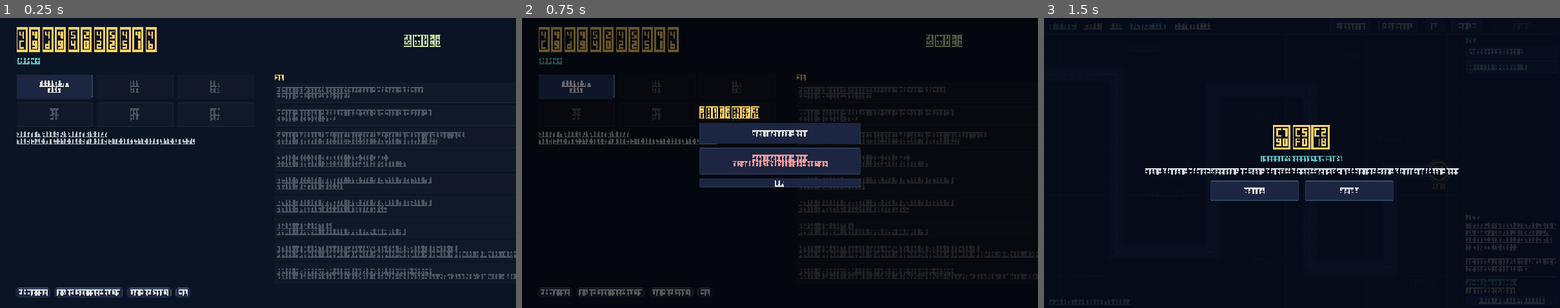
Above: before the commit, frames 1-3 (left to right).
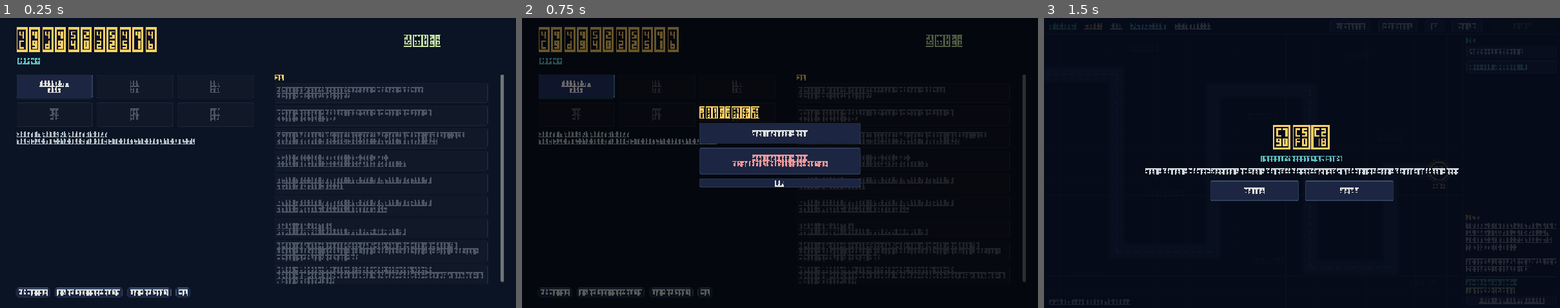
Above: after the commit, the same moments.

Repository: dkssud9999/math-TD
Game: Godot game, scene res://scenes/menu.tscn
The game is run twice, just before and just after one commit, with the same random seed, the same clock (stepped at 60 frames per second) and the same inputs.
Inputs:
- Up to frame 1 (0.25 s): no input
- Up to frame 2 (0.75 s): click "1-1 자연수 ☆☆☆" at 0.5 s
- Up to frame 3 (1.5 s): click "일반 — 통찰 +17" at 1.25 s

The runs differ from the first frame. In frame 1, 2.0% of the frame differs, in the area x 53-100%, y 19-92%; in frame 2, 1.9%; in frame 3, nothing differs.

Commit message:
Fix #1-#7, #9; 복원력 tower; research text wraps; icon v2
- #1 old chapter 8 stays closed after the chapter-6 counterexample.
- #2 result screen offers 「다음 · 일반」 and 「다음 · 하드」.
- #3 leak damage (incl. boss +8/+12) computed in one place; prediction and labels use it.
- #4 example scripts are only created when missing; a player's file is never overwritten.
- #5 export_presets.cfg is tracked.
- #6 trees and simulated shots are shared per frame across towers (cost charged as before);
  a waiting algorithm retries after 0.25 s.
- #7 installer stops early if the game is running.
- #9 sweeps tag every process they start and kill them all on exit.
- 복원력 (F = −kx): pushes enemies back by k × distance travelled (capped); each push in the
  last 10 s adds 25% resistance, from the 4th on the enemy walks straight; bosses half.
- Research descriptions wrap instead of running off-screen; bigger, clearer icon.
- Bot buys support towers at sane ratios.

Co-Authored-By: Claude Opus 5.5 <noreply@anthropic.com>
Claude-Session: https://claude.ai/code/session_01Kx8GmJXLMdXoBrxzsHq1Cr

Diff:
--- a/autoload/data.gd
+++ b/autoload/data.gd
@@ -26,25 +26,25 @@
 # ---------------- chapters & stages ----------------
 var CHAPTERS: Dictionary = {
 	1: {"name": "1장 · 산술", "sub": "수 방어전", "rho": 150, "integrity": 100,
-		"towers": ["zeno", "accel", "sub", "div", "sqrt", "log2"]},
+		"towers": ["zeno", "accel", "spring", "sub", "div", "sqrt", "log2"]},
 	2: {"name": "2장 · 변화율", "sub": "f(x) = x", "rho": 200, "integrity": 40,
-		"towers": ["zeno", "accel", "sub", "div", "divx", "sqrt", "log2", "diff", "int"]},
+		"towers": ["zeno", "accel", "spring", "sub", "div", "divx", "sqrt", "log2", "diff", "int"]},
 	3: {"name": "3장 · 로그", "sub": "log eˣ = x", "rho": 320, "integrity": 90,
-		"towers": ["zeno", "accel", "sub", "div", "divx", "sqrt", "log2", "diff", "int", "merge"]},
+		"towers": ["zeno", "accel", "spring", "sub", "div", "divx", "sqrt", "log2", "diff", "int", "merge"]},
 	4: {"name": "4장 · 프로그래밍", "sub": "attack(enemies[0])", "rho": 400, "integrity": 120,
-		"towers": ["zeno", "accel", "sub", "div", "divx", "log2", "diff", "int", "merge"]},
+		"towers": ["zeno", "accel", "spring", "sub", "div", "divx", "log2", "diff", "int", "merge"]},
 	5: {"name": "5장 · 시공간", "sub": "f(x, t)", "rho": 400, "integrity": 70,
-		"towers": ["zeno", "accel", "sub", "div", "divx", "log2", "diff", "merge", "dtl", "wave"]},
+		"towers": ["zeno", "accel", "spring", "sub", "div", "divx", "log2", "diff", "merge", "dtl", "wave"]},
 	6: {"name": "6장 · 연산자 순서", "sub": "eˣ · D · e⁻ˣ = D − 1", "rho": 420, "integrity": 100,
-		"towers": ["zeno", "accel", "sub", "div", "divx", "log2", "diff", "merge", "dtl", "damp"]},
+		"towers": ["zeno", "accel", "spring", "sub", "div", "divx", "log2", "diff", "merge", "dtl", "damp"]},
 	7: {"name": "7장 · 시공간", "sub": "□ = ∂ₜ² − ∂ₓ²", "rho": 380, "integrity": 100,
-		"towers": ["zeno", "accel", "sub", "divx", "diff", "int", "dm1", "harm", "merge", "damp", "dtl", "wave"]},
+		"towers": ["zeno", "accel", "spring", "sub", "divx", "diff", "int", "dm1", "harm", "merge", "damp", "dtl", "wave"]},
 	8: {"name": "8장 · 주파수 영역", "sub": "D ⟷ iω", "rho": 380, "integrity": 100,
-		"towers": ["zeno", "accel", "sub", "divx", "diff", "int", "dm1", "harm", "merge", "damp", "lpf"]},
+		"towers": ["zeno", "accel", "spring", "sub", "divx", "diff", "int", "dm1", "harm", "merge", "damp", "lpf"]},
 	9: {"name": "9장 · 근사", "sub": "εₙ₊₁ ≈ C · εₙ²", "rho": 340, "integrity": 90,
-		"towers": ["zeno", "accel", "sub", "div", "divx", "diff", "dm1", "harm", "merge", "lpf", "newton", "bisect"]},
+		"towers": ["zeno", "accel", "spring", "sub", "div", "divx", "diff", "dm1", "harm", "merge", "lpf", "newton", "bisect"]},
 	10: {"name": "10장 · 공리", "sub": "LIMIT BREAK", "rho": 440, "integrity": 120,
-		"towers": ["zeno", "accel", "sub", "diff", "dm1", "harm", "merge", "damp", "dtl", "lpf", "newton", "bisect"]},
+		"towers": ["zeno", "accel", "spring", "sub", "diff", "dm1", "harm", "merge", "damp", "dtl", "lpf", "newton", "bisect"]},
 }
 
 var STAGE_ORDER: Array = [
@@ -225,7 +225,7 @@
 	"7-6": {"chapter": 7, "name": "신호", "map": 5, "x_end": 7.0, "base": 5, "growth": 0.75, "interval": [1.2, 0.7],
 		"desc": "7장의 마지막 스테이지. 모든 연산자는 한 번에 한 가지 모드를 다룹니다. 모드가 무한히 많다면?",
 		"mix": [["sep1", 1, 1], ["wave2", 1, 1], ["sig2", 1, 4], ["wave_mix", 1, 7]], "boss": [["boss_wave", 1]], "counter": "signal_counter"},
-	"8-1": {"chapter": 8, "name": "스펙트럼", "map": 0, "x_end": 8.0, "flag": "met_signal", "base": 5, "growth": 0.8, "interval": [1.25, 0.7],
+	"8-1": {"chapter": 8, "name": "스펙트럼", "map": 0, "x_end": 8.0, "flag": "met_ch8_old", "base": 5, "growth": 0.8, "interval": [1.25, 0.7],
 		"desc": "전장이 주파수 영역으로 바뀌었습니다. 적은 이제 스펙트럼입니다: 막대 하나가 진동수 하나. 저역 통과 필터는 컷오프보다 높은 막대를 전부 0으로 곱합니다.",
 		"mix": [["sig2", 2, 1], ["sin", 1, 1], ["sig3", 1, 4], ["acs", 1, 6]], "boss": [["boss_sig", 2]]},
 	"8-2": {"chapter": 8, "name": "저역 통과", "map": 1, "x_end": 8.0, "base": 7, "growth": 0.9, "interval": [1.1, 0.6],
@@ -280,7 +280,7 @@
 }
 
 # ---------------- towers ----------------
-var TOWER_ORDER: Array = ["sub", "div", "zeno", "accel", "sqrt", "log2", "divx", "diff", "int", "dm1", "harm", "merge", "damp", "dtl", "wave", "lpf", "newton", "bisect"]
+var TOWER_ORDER: Array = ["sub", "div", "zeno", "accel", "spring", "sqrt", "log2", "divx", "diff", "int", "dm1", "harm", "merge", "damp", "dtl", "wave", "lpf", "newton", "bisect"]
 
 var TOWERS: Dictionary = {
 	"sub": {
@@ -302,6 +302,11 @@
 		"name": "가속도", "glyph": ["a", "a", "a"], "color": Color("ffcc80"), "cost": 90, "upgrade": [90, 140],
 		"range": [95, 110, 125], "rate": [1.0, 1.0, 1.0], "power": [1.3, 1.5, 1.7], "research": "accel",
 		"desc": "a = d²x/dt². 범위 안의 다른 타워가 빨리 쏩니다 (×1.3, 강화하면 ×1.5, ×1.7). 여러 개가 겹치면 가장 강한 하나만 적용됩니다. 스스로는 공격하지 않습니다.",
+	},
+	"spring": {
+		"name": "복원력", "glyph": ["−kx", "−kx", "−kx"], "color": Color("a5d6a7"), "cost": 85, "upgrade": [80, 130],
+		"range": [100, 115, 130], "rate": [0.35, 0.42, 0.5], "power": [0.10, 0.13, 0.16], "research": "spring",
+		"desc": "훅의 법칙 F = −kx. 범위 안의 적을 지나온 거리의 k배만큼 되밀어냅니다 (한 번에 최대 60 / 80 / 100). 적은 최근 10초 동안 밀린 횟수만큼 버팁니다: 한 번 밀릴 때마다 다음 밀림 −25%, 네 번째부터는 그냥 직진. 보스는 절반만 밀립니다.",
 	},
 	"zeno": {
 		"name": "제논", "glyph": ["½v", "⅖v", "⅓v"], "color": Color("90caf9"), "cost": 70, "upgrade": [70, 110],
--- a/autoload/progress.gd
+++ b/autoload/progress.gd
@@ -268,11 +268,11 @@
 	_script_cache.clear()
 
 
+## Examples are created only when the file does not exist. A player's file is never overwritten,
+## even if it uses an older API (the editor shows the error; the guide has current examples).
 func ensure_example_scripts() -> void:
-	# (re)write the examples when missing or still in the first version's API (e.growing, e.ann_degree …)
 	for pair in [["attack.py", Data.EXAMPLE_ATTACK], ["pair.py", Data.EXAMPLE_DAMP]]:
-		var old := read_script(pair[0])
-		if old == "" or old.contains("e.growing") or old.contains("ann_degree") or old.contains("def attack(enemies):\n    return enemies[0]") or old.contains("e.f.has(\"exp\")"):
+		if not FileAccess.file_exists(SCRIPT_DIR + "/" + pair[0]):
 			write_script(pair[0], pair[1])
 
 
--- a/scripts/algo.gd
+++ b/scripts/algo.gd
@@ -183,13 +183,29 @@
 	return {"kind": "add", "args": terms, "value": null, "text": " + ".join(tt).replace("+ -", "- ")}
 
 
+# Shared by every tower within one frame: the same function gives the same tree and the same
+# simulated shot, so they are built once. Scripts are still charged the full cost every time
+# (the cache is a speed-up for the computer, not a discount for the player).
+static var _cache_frame: int = -1
+static var _tree_cache: Dictionary = {}
+static var _after_cache: Dictionary = {}
+
+
+static func _fresh_cache() -> void:
+	var fr := Engine.get_process_frames()
+	if fr != _cache_frame:
+		_cache_frame = fr
+		_tree_cache.clear()
+		_after_cache.clear()
+
+
 func _tree(f: Expr, vm_: PyVM) -> Dictionary:
-	var id := f.get_instance_id()
-	if not _trees.has(id):
-		var t := tree_of(f)
-		_trees[id] = t
-		vm_.steps += 2 * f.t.size()
-	return {"__obj": "node", "d": _trees[id]}
+	vm_.steps += 2 * f.t.size()
+	_fresh_cache()
+	var key := str(f.t)
+	if not _tree_cache.has(key):
+		_tree_cache[key] = tree_of(f)
+	return {"__obj": "node", "d": _tree_cache[key]}
 
 
 ## x-degree of a term (a product): x → 1, x^k → k, otherwise 0 per factor.
@@ -296,15 +312,21 @@
 
 func _after(obj: Dictionary, vm_: PyVM) -> Dictionary:
 	vm_.steps += AFTER_COST
-	var g := _expr_of(obj).clone()
-	match tower.type:
-		"int":
-			g.integrate()
-		"merge", "newton", "bisect":
-			pass
-		_:
-			TowerScript.transform(tower.type, g, tower.op_params())
-	return {"__obj": "snap", "node": obj["node"], "f": g}
+	_fresh_cache()
+	var src := _expr_of(obj)
+	var params: Dictionary = tower.op_params()
+	var key := "%s|%s|%s" % [str(src.t), tower.type, str(params)]
+	if not _after_cache.has(key):
+		var g := src.clone()
+		match tower.type:
+			"int":
+				g.integrate()
+			"merge", "newton", "bisect":
+				pass
+			_:
+				TowerScript.transform(tower.type, g, params)
+		_after_cache[key] = g
+	return {"__obj": "snap", "node": obj["node"], "f": _after_cache[key]}
 
 
 func py_attr(obj: Dictionary, name: String, vm_: PyVM):
--- a/scripts/enemy.gd
+++ b/scripts/enemy.gd
@@ -25,6 +25,7 @@
 var label_w: float = 20.0
 var flash: float = 0.0
 var t: float = 0.0
+var pushes: Array = []        # own-clock times of recent 복원력 pushes (resistance memory, 10 s)
 var tt: float = 0.0          # the function's own time variable
 var t_refresh: float = 0.0
 var numeric: bool = true
@@ -346,6 +347,15 @@
 	queue_free()
 
 
+## What reaching the core costs: digits (+ merged count), and bosses add +8 (hard +12) on top.
+func leak_damage(base: int) -> int:
+	if base <= 0:
+		return 0
+	if boss and not Data.COUNTERS.has(template):
+		return base + (12 if Game.hard else 8)   # a boss at the gate is a disaster (genre convention)
+	return base
+
+
 func _reach_core() -> void:
 	alive = false
 	if Data.COUNTERS.has(template) and not Progress.flag(Data.COUNTERS[template]["flag"]):
@@ -358,12 +368,10 @@
 		return
 	if main.autotest and OS.get_cmdline_user_args().has("--leaks"):
 		print("[leak] w%d %s (%s)" % [Game.wave, f.to_text(), template])
-	var msg := ("−%d" % threat) if (numeric or special != "") else ("f(%s) ≈ %s  →  −%d" % [_xe(), _compact(f.value_at(Game.x_end, tt)), threat])
+	var msg := ("−%d" % leak_damage(threat)) if (numeric or special != "") else ("f(%s) ≈ %s  →  −%d" % [_xe(), _compact(f.value_at(Game.x_end, tt)), leak_damage(threat)])
 	main.spawn_text(main.map.core_position() + Vector2(0, -40), msg, Color("ef5350"), 18)
 	Sfx.play("leak")
-	var dmg := threat
-	if boss and not Data.COUNTERS.has(template):
-		dmg += 12 if Game.hard else 8   # a boss at the gate is a disaster (genre convention)
+	var dmg := leak_damage(threat)
 	main.shake(6.0 + minf(14.0, dmg * 0.2))
 	Game.damage(dmg)
 	queue_free()
@@ -409,6 +417,30 @@
 	queue_redraw()
 
 
+## 복원력: pushed back along the path. Each push in the last 10 s makes the next one 25% weaker;
+## from the 4th on the enemy walks straight through. Bosses take half.
+const PUSH_MEMORY := 10.0
+const PUSH_RESIST_STEP := 0.25
+
+
+func push_resist() -> float:
+	while not pushes.is_empty() and t - float(pushes[0]) > PUSH_MEMORY:
+		pushes.pop_front()
+	return minf(1.0, pushes.size() * PUSH_RESIST_STEP)
+
+
+func knockback(px: float) -> float:
+	if not alive:
+		return 0.0
+	var d := px * (1.0 - push_resist()) * (0.5 if boss else 1.0)
+	if d <= 0.5:
+		return 0.0
+	pushes.append(t)
+	progress = maxf(0.0, progress - d)
+	flash = 0.15
+	return d
+
+
 func _draw() -> void:
 	if trail.size() > 1:
 		var pts := PackedVector2Array()
@@ -416,6 +448,9 @@
 			pts.append(p - global_position)
 		pts.append(Vector2.ZERO)
 		draw_polyline(pts, Color(color, 0.25), 2.0, true)
+	if not pushes.is_empty():   # push resistance: ↺1 … ↺4 (4 = walks straight through)
+		var n := mini(4, pushes.size())
+		Data.draw_text_centered(self, "↺%d" % n, Vector2(-label_w / 2.0 - 14, 0), 10, Color("a5d6a7") if n < 4 else Color("ef9a9a"))
 	if main.map.spectrum and special == "":
 		_draw_spectrum()
 		return
@@ -444,7 +479,7 @@
 	elif not numeric:
 		var tc := Color(1.0, 0.45, 0.45, 0.85) if threat >= 4 else Color(1.0, 0.75, 0.75, 0.6)
 		var where := "f(%s)" % _xe() if not f.has_t() else "f(%s, %.1f)" % [_xe(), tt]
-		Data.draw_text_centered(self, "%s≈%s  −%d" % [where, _compact(f.value_at(Game.x_end, tt)), threat], Vector2(0, h / 2 + 9), 10, tc)
+		Data.draw_text_centered(self, "%s≈%s  −%d" % [where, _compact(f.value_at(Game.x_end, tt)), leak_damage(threat)], Vector2(0, h / 2 + 9), 10, tc)
 		if Progress.has("ann"):
 			Data.draw_text_centered(self, ann_text, Vector2(0, -h / 2 - 9), 10, Color("80deea"))
 	elif threat == 0:
--- a/scripts/hud.gd
+++ b/scripts/hud.gd
@@ -342,7 +342,7 @@
 	_chg(btn_upgrade, "visible", show_up)
 	_chg(btn_sell, "visible", show_up)
 	_chg(btn_target, "visible", show_target)
-	var show_algo: bool = show_up and Progress.has("code") and tw.type not in ["zeno", "accel"]
+	var show_algo: bool = show_up and Progress.has("code") and tw.type not in ["zeno", "accel", "spring"]
 	_chg(btn_algo, "visible", show_algo)
 	if show_algo:
 		var a: String = tw.algo if tw.algo != "" else "기본 (맨 앞 적)"
@@ -414,7 +414,12 @@
 	body += "\n\n★ 클리어   ★ 코어 체력 절반 이상   ★ 누출 0"
 	var buttons: Array = []
 	if won and main.next_stage() != "":
-		buttons.append(["다음 스테이지  ▶", func(): main.go_stage(main.next_stage())])
+		buttons.append(["다음 · 일반  ▶", func():
+			Game.hard = false
+			main.go_stage(main.next_stage())])
+		buttons.append(["다음 · 하드  ▶", func():
+			Game.hard = true
+			main.go_stage(main.next_stage())])
 	buttons.append(["다시 도전", func(): main.restart()])
 	buttons.append(["연구 · 스테이지 선택", func(): main.to_menu()])
 	if won:
--- a/scripts/main.gd
+++ b/scripts/main.gd
@@ -385,7 +385,7 @@
 func predict(e) -> Dictionary:
 	var steps: Array = []
 	if e.special != "":
-		return {"steps": steps, "dead": false, "f": e.f, "dmg": e.threat}
+		return {"steps": steps, "dead": false, "f": e.f, "dmg": e.leak_damage(e.threat)}
 	var g: Expr = e.f.clone()
 	var events: Array = []
 	var spd: float = maxf(1.0, e.speed())
@@ -420,7 +420,7 @@
 		if g.is_zero():
 			break
 	var dmg: int = 0 if g.is_zero() else EnemyScript.harm(g.value_at(Game.x_end, e.tt)) + int(e.members) - 1
-	return {"steps": steps, "dead": g.is_zero(), "f": g, "dmg": dmg}
+	return {"steps": steps, "dead": g.is_zero(), "f": g, "dmg": e.leak_damage(dmg)}
 
 
 func hovered_enemy():
@@ -1087,11 +1087,13 @@
 				best = "div"
 			elif nd < 5 or nm < 3:
 				best = "diff" if nd <= nm * 2 else "merge"
-	# a few 제논 fields once the basics stand (about one in six towers)
-	if available_towers.has("zeno") and occupied.size() >= 4 and int(owned.get("zeno", 0)) * 6 < occupied.size():
+	# support towers once the operators stand: about one 제논 per 10, one 가속도 and one 복원력 per 12
+	if available_towers.has("zeno") and occupied.size() >= 8 and int(owned.get("zeno", 0)) * 10 < occupied.size():
 		best = "zeno"
-	elif available_towers.has("accel") and occupied.size() >= 8 and int(owned.get("accel", 0)) * 8 < occupied.size():
+	elif available_towers.has("accel") and occupied.size() >= 12 and int(owned.get("accel", 0)) * 12 < occupied.size():
 		best = "accel"
+	elif available_towers.has("spring") and occupied.size() >= 10 and int(owned.get("spring", 0)) * 12 < occupied.size() - 4:
+		best = "spring"
 	if available_towers.has("int") and not Data.cursed() and int(owned.get("int", 0)) < 2 and occupied.size() >= 6 and occupied.size() % 5 == 0:
 		best = "int"
 	return best
--- a/scripts/menu.gd
+++ b/scripts/menu.gd
@@ -10,6 +10,12 @@
 	set_anchors_and_offsets_preset(Control.PRESET_FULL_RECT)
 	theme = Data.make_theme()
 	_build()
+	for a in OS.get_cmdline_user_args():   # --shot-menu=path.png: screenshot of the menu, then quit (tests)
+		if a.begins_with("--shot-menu="):
+			for i in 20:
+				await get_tree().process_frame
+			get_viewport().get_texture().get_image().save_png(a.substr(12))
+			get_tree().quit()
 
 
 func _label(text: String, size: int, color: Color = Color("e0e1dd")) -> Label:
@@ -109,7 +115,7 @@
 	rscroll.horizontal_scroll_mode = ScrollContainer.SCROLL_MODE_DISABLED
 	root.add_child(rscroll)
 	var right := VBoxContainer.new()
-	right.custom_minimum_size = Vector2(550, 0)
+	right.custom_minimum_size = Vector2(530, 0)
 	right.add_theme_constant_override("separation", 6)
 	rscroll.add_child(right)
 	right.add_child(_label("연구", 22, Color("ffd166")))
@@ -130,7 +136,8 @@
 			var ab := _button("%s  %s
 %s" % ["● 켜짐" if on else "○ 꺼짐", node["name"], node["desc"]], _toggle_axiom.bind(node["id"]), 13)
 			ab.alignment = HORIZONTAL_ALIGNMENT_LEFT
-			ab.custom_minimum_size = Vector2(550, 50)
+			ab.custom_minimum_size = Vector2(530, 50)
+			ab.autowrap_mode = TextServer.AUTOWRAP_WORD_SMART   # long descriptions wrap instead of running off-screen
 			ab.add_theme_color_override("font_color", Color("ffd166") if on else Color("b0bec5"))
 			right.add_child(ab)
 			continue
@@ -155,7 +162,8 @@
 		var b := _button(head if body == "" else "%s
 %s" % [head, body], _buy.bind(node), 13)
 		b.alignment = HORIZONTAL_ALIGNMENT_LEFT
-		b.custom_minimum_size = Vector2(550, 26 if body == "" else 50)
+		b.custom_minimum_size = Vector2(530, 26 if body == "" else 50)
+		b.autowrap_mode = TextServer.AUTOWRAP_WORD_SMART   # long descriptions wrap instead of running off-screen
 		b.disabled = st != "available" or Progress.insight < int(node["cost"])
 		if st == "owned":
 			b.add_theme_color_override("font_disabled_color", Color("81c784"))
--- a/scripts/tower.gd
+++ b/scripts/tower.gd
@@ -102,7 +102,7 @@
 
 
 func uses_targeting() -> bool:
-	return type not in ["merge", "damp", "lpf", "zeno", "accel"]
+	return type not in ["merge", "damp", "lpf", "zeno", "accel", "spring"]
 
 
 ## The second parameter some towers expose: ω for the harmonic tower, λ for the time tower.
@@ -303,6 +303,19 @@
 	flash = maxf(0.0, flash - delta)
 	cooldown -= delta
 	queue_redraw()
+	if type == "spring":
+		if cooldown <= 0.0:
+			var hit := 0
+			for e in in_range(range_px()):
+				var cap: float = [60.0, 80.0, 100.0][level - 1]
+				if e.knockback(minf(cap, float(power()) * e.progress)) > 0.0:
+					hit += 1
+			if hit > 0:
+				cooldown = 1.0 / rate()
+				main.spawn_ring(global_position, range_px(), data["color"])
+				Sfx.play("pulse", 0.5)
+				flash = 0.2
+		return
 	if type == "zeno" or type == "accel":
 		return   # a field, not a shooter: enemies ask main.slow_at() while walking
 	if cooldown > 0.0:
@@ -322,7 +335,7 @@
 			scripted = true
 			cands = res["targets"]
 			if cands.is_empty():
-				cooldown = 0.12 + algo_delay   # the algorithm chose to wait; thinking still took time
+				cooldown = 0.25 + algo_delay   # the algorithm chose to wait; thinking still took time
 				return
 	if not scripted:
 		cands = candidates(range_px())
@@ -401,6 +414,10 @@
 ".join(lines)
 	if type == "accel":
 		lines.append("효과: 범위 안의 타워 공격 속도 × %.1f" % float(power()))
+		return "
+".join(lines)
+	if type == "spring":
+		lines.append("효과: 지나온 거리 × %.2f만큼 되밀기 (최대 %d)" % [float(power()), [60, 80, 100][level - 1]])
 		return "
 ".join(lines)
 	if Data.cursed() and (algo == "" or not Progress.has("code")):
@@ -455,7 +472,7 @@
 	if main.selected_tower == self:
 		draw_circle(Vector2.ZERO, r, Color(c, 0.07))
 		draw_arc(Vector2.ZERO, r, 0, TAU, 72, Color(c, 0.55), 1.5, true)
-	if (type == "zeno" or type == "accel") and main.selected_tower != self:
+	if type in ["zeno", "accel", "spring"] and main.selected_tower != self:
 		draw_arc(Vector2.ZERO, r, 0, TAU, 64, Color(c, 0.22), 1.0, true)   # the field is always visible
 	var s := 17.0
 	draw_rect(Rect2(-s, -s, 2 * s, 2 * s), Color("0d1b2a"))
Binary file changed: assets/icon/icon.ico
Binary file changed: assets/icon/icon.png
Not shown, added: export_presets.cfg
Not shown, changed: install.ps1
Not shown, changed: tests/balance.sh
Not shown, changed: tests/modes.sh
